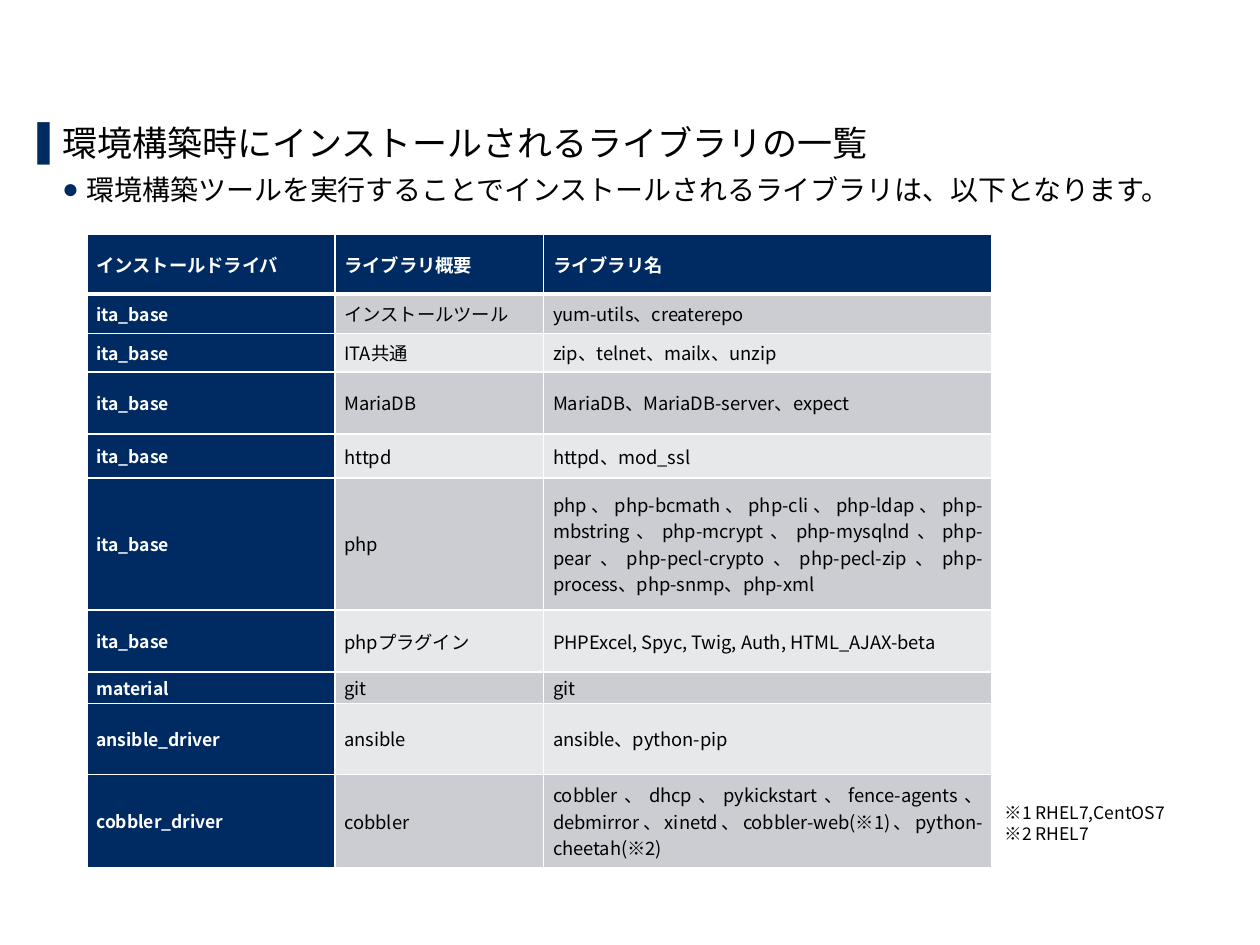
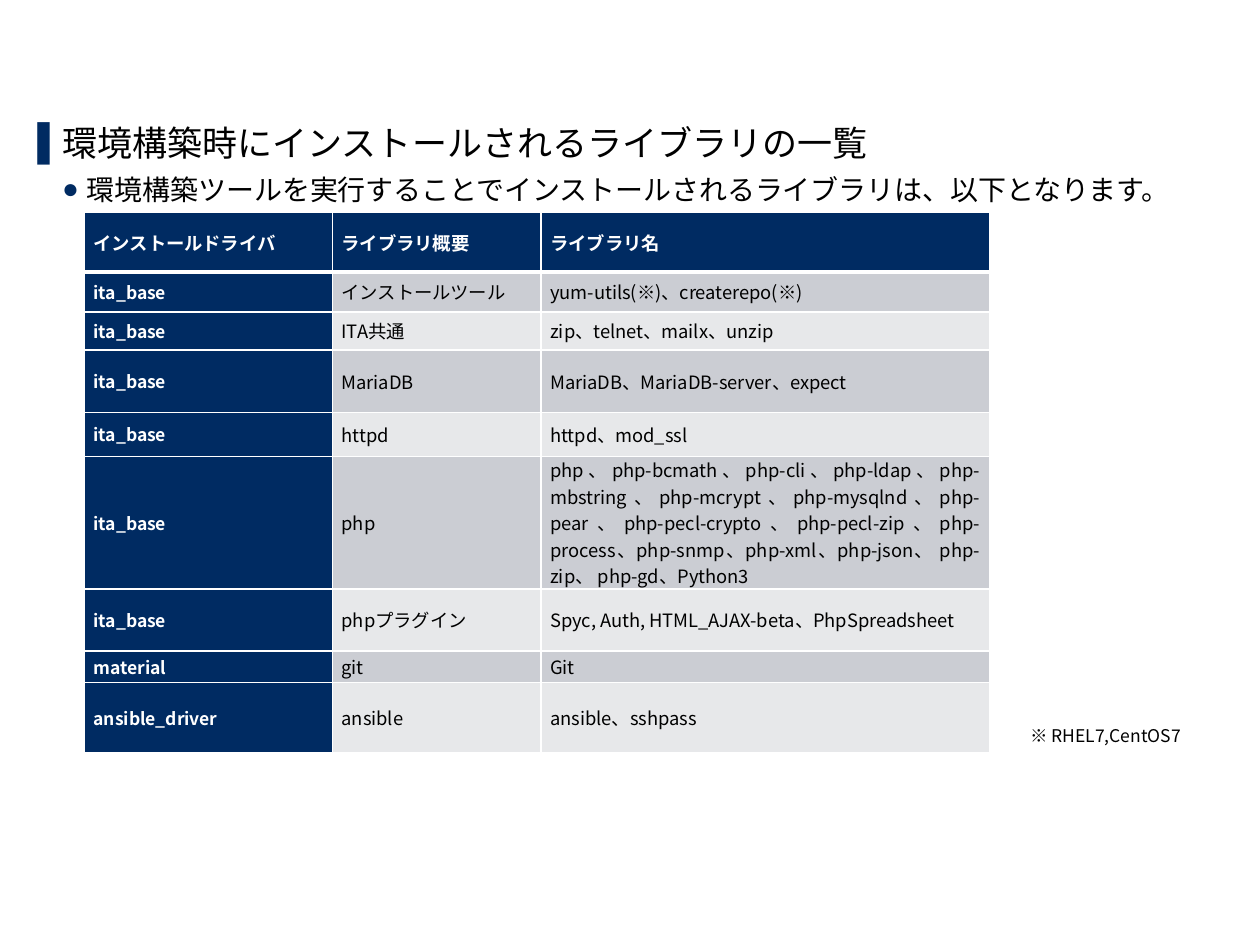
Before and after one commit to exastro-suite/it-automation-docs, a slide deck: slide 19 of asset/Learn_ja/ITA-online-install_ja.pptx. Drawn at 1260x945 pixels with LibreOffice and Linux fonts; fonts in the diff are those of the drawing; background and template pictures are left out. Boxes give left, top, right and bottom in pixels: in the first picture for what was removed or moved away, otherwise in the second. Text is boxed around its words. In the diff, an @@ line names an element or a change of style, - is before the commit and + after.

```diff
--- a/asset/Learn_ja/ITA-online-install_ja.pptx
+++ b/asset/Learn_ja/ITA-online-install_ja.pptx
@@ table at box(84, 213, 990, 753) @@
-row 2, column 3: yum-utils、createrepo
+row 2, column 3: yum-utils(※)、createrepo(※)
-row 6: ita_base | php | php、php-bcmath、php-cli、php-ldap、php-mbstring、php-mcrypt、php-mysqlnd、php-pear、php-pecl-crypto、php-pecl-zip、php-process、php-snmp、php-xml
-row 7: ita_base | phpプラグイン | PHPExcel, Spyc, Twig, Auth, HTML_AJAX-beta
-row 8: material | git | git
-row 9: ansible_driver | ansible | ansible、python-pip
-row 10: cobbler_driver | cobbler | cobbler、dhcp、pykickstart、fence-agents、debmirror、xinetd、cobbler-web(※1)、python-cheetah(※2)
+row 6: ita_base | php | php、php-bcmath、php-cli、php-ldap、php-mbstring、php-mcrypt、php-mysqlnd、php-pear、php-pecl-crypto、php-pecl-zip、php-process、php-snmp、php-xml、php-json、 php-zip、 php-gd、Python3
+row 7: ita_base | phpプラグイン | Spyc, Auth, HTML_AJAX-beta、PhpSpreadsheet
+row 8: material | git | Git
+row 9: ansible_driver | ansible | ansible、sshpass
@@ table: place and size @@
-table at box(87, 234, 993, 868)
+table at box(84, 213, 990, 753)
@@ text at box(1052, 729, 1181, 745): text changed @@
-※1 RHEL7,CentOS7
-※2 RHEL7
+※ RHEL7,CentOS7
```
Also in this commit, not shown: 13 other slides changed, 5 other files.
